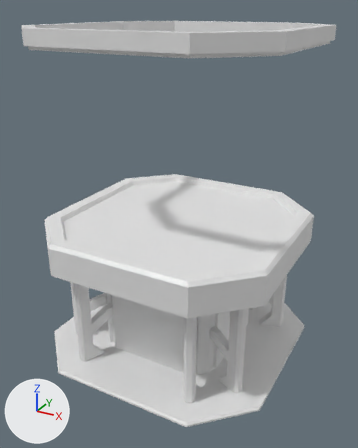
One commit to the FBX model Assets/_Project/NERA/Content/Station/3D/Terminal/SM_Terminal.fbx: the scene before it, then after it.
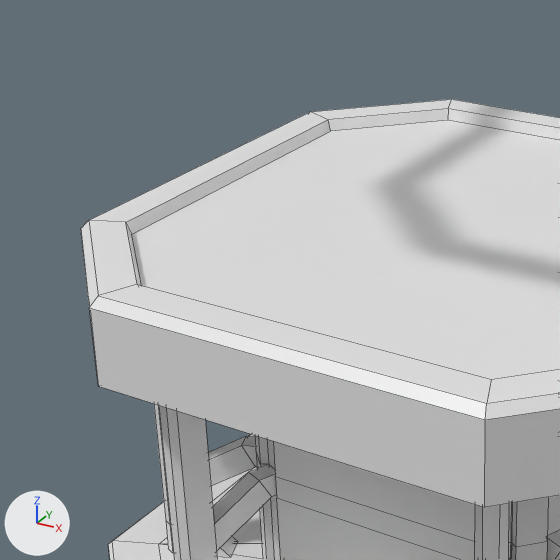
Each version is shown whole from a 50 mm camera at (1.423, -2.607, 2.137) aimed at (0.032, -0.078, 0.872), then close up on the part from 4% to 60% of the width and 31% to 75% of the height. Lighting does not change. The marker at lower left points along +X, +Y and +Z. The older version's two pictures come first. The close-ups show mesh edges as thin lines. Where no turn or scale is listed for an object, it has been applied to the vertices. Vertices at exactly the same position are counted once.

Before the edit, the objects in view are built like this:
```python
me_mesh = bpy.data.meshes.new('Mesh')
me_mesh.from_pydata(...)  # 521 vertices, 481 faces; spans x -0.77..0.77, y -0.77..0.77, z 0.0..2.04
me_mesh.materials.append(mat_standardsurface1)  # white #e7e7e7
ob_sm_terminal = bpy.data.objects.new('SM_Terminal', me_mesh)
ob_sm_terminal.location = (0.0, 0.0, 0.0)
```
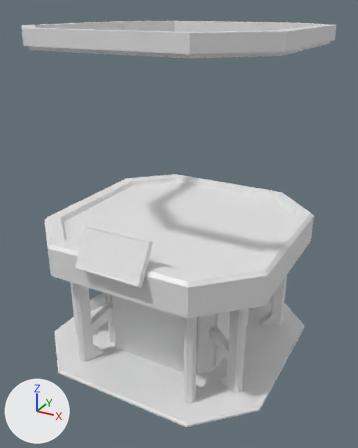
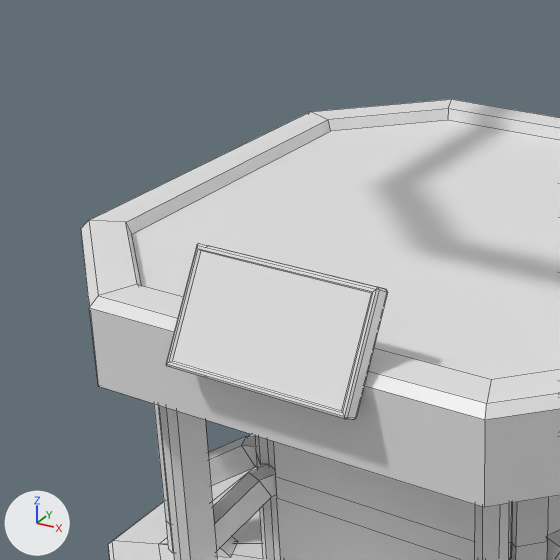
Where the newer file only moved an object's origin or applied its transform, the numbers keep the older frame.

The edits, one by one:
me_mesh is used by ob_sm_terminal; location (0.0, 0.0, 0.0).
me_mesh had 521 vertices, 481 faces and spanned x -0.77..0.77, y -0.77..0.77, z 0.0..2.04.
me_mesh now has 557 vertices, 519 faces and spans x -0.77..0.77, y -0.82..0.77, z 0.0..2.04.
me_mesh part 1: a new loose piece of 36 vertices spanning x -0.21..0.21, y -0.82..-0.66, z 0.83..1.05, in mat_standardsurface1 (white #e7e7e7).

Changed parts and their boxes [x1, y1, x2, y2] in the close-ups (560 x 560 px):
part 1 of me_mesh, added: after [166, 244, 388, 420]
